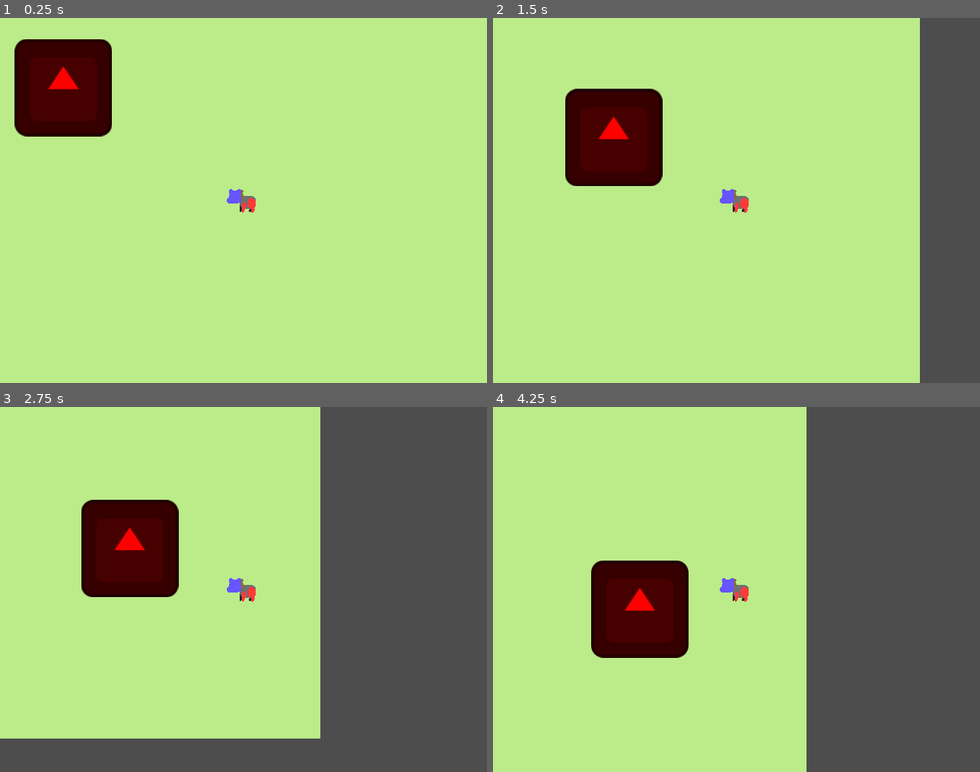
Above: before the commit, frames 1-4 (two rows, left to right).
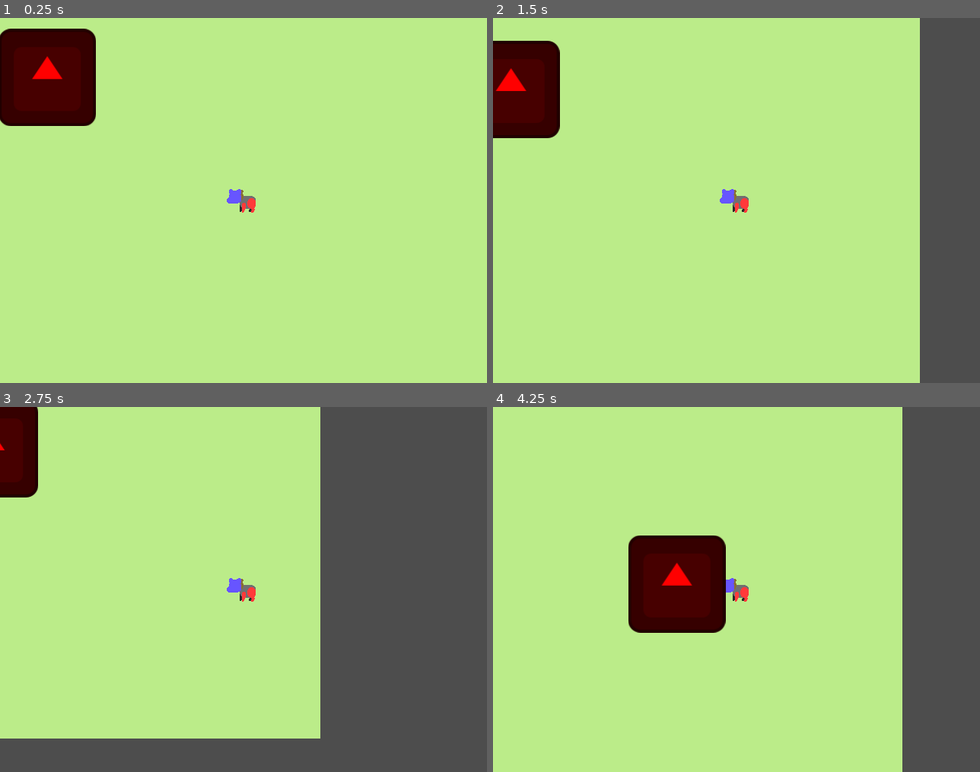
Above: after the commit, the same moments.

Repository: YhagoTomasini/CoverJam02_PTY
Game: Godot game, scene res://Scenes/main.tscn
The game is run twice, just before and just after one commit, with the same random seed, the same clock (stepped at 60 frames per second) and the same inputs. The engine's default icon, where the game draws it, is replaced by a stand-in: a white triangle on a blue panel in a dark square.
Inputs:
- Up to frame 1 (0.25 s): no input
- Up to frame 2 (1.5 s): hold Right (ui_right) 0.53-1.28 s; hold Down (ui_down) from 1.28 s (still down)
- Up to frame 3 (2.75 s): release Down (ui_down) at 2.03 s; hold Right (ui_right) from 2.03 s (still down)
- Up to frame 4 (4.25 s): release Right (ui_right) at 2.78 s; hold Up (ui_up) 2.78-3.53 s; hold Left (ui_left) from 3.53 s (still down)

The runs differ from the first frame. In frame 1, 3.2% of the frame differs, in the area x 0-23%, y 2-33%; in frame 2, 8.9%; in frame 3, 7.2%; in frame 4, 26%, in the area x 20-85%, y 0-100%.

Commit message:
Area player and damage enemy

Diff:
--- a/cover-jam-026-pty/Prefabs/Player.tscn
+++ b/cover-jam-026-pty/Prefabs/Player.tscn
@@ -1,13 +1,13 @@
-[gd_scene load_steps=26 format=3 uid="uid://br0ibc0cms7wf"]
+[gd_scene load_steps=27 format=3 uid="uid://br0ibc0cms7wf"]
 
-[ext_resource type="Script" path="res://Scripts/player.gd" id="1_kpjcp"]
+[ext_resource type="Script" uid="uid://mwsctqlv5kg" path="res://Scripts/player.gd" id="1_kpjcp"]
 [ext_resource type="Texture2D" uid="uid://bgnawl6dcsk4h" path="res://Assets/MC_Body_idle.png" id="2_vxq8l"]
 [ext_resource type="Texture2D" uid="uid://pn8mf6jx0q21" path="res://Assets/MC_Body_run.png" id="3_gg3t4"]
 [ext_resource type="Texture2D" uid="uid://blmxdan8c5jxa" path="res://Assets/MC_Head.png" id="4_javds"]
 [ext_resource type="Texture2D" uid="uid://c0bvips6gcq2o" path="res://Assets/MC_Head_run.png" id="5_3ygst"]
 
 [sub_resource type="RectangleShape2D" id="RectangleShape2D_e80uo"]
-size = Vector2(127, 124)
+size = Vector2(32, 32)
 
 [sub_resource type="AtlasTexture" id="AtlasTexture_lhekp"]
 atlas = ExtResource("2_vxq8l")
@@ -154,11 +154,13 @@
 "speed": 5.0
 }]
 
+[sub_resource type="RectangleShape2D" id="RectangleShape2D_vxq8l"]
+size = Vector2(34, 34)
+
 [node name="CharacterBody2D" type="CharacterBody2D"]
 script = ExtResource("1_kpjcp")
 
 [node name="CollisionShape2D" type="CollisionShape2D" parent="."]
-position = Vector2(0.5, -1)
 shape = SubResource("RectangleShape2D_e80uo")
 
 [node name="AnimatedCorpo" type="AnimatedSprite2D" parent="."]
@@ -173,3 +175,10 @@
 frame_progress = 0.5226041
 
 [node name="Camera2D" type="Camera2D" parent="."]
+
+[node name="Area2D" type="Area2D" parent="."]
+
+[node name="CollisionShape2D" type="CollisionShape2D" parent="Area2D"]
+shape = SubResource("RectangleShape2D_vxq8l")
+
+[connection signal="body_entered" from="Area2D" to="." method="_on_area_2d_body_entered"]
--- a/cover-jam-026-pty/Prefabs/enemy.gd
+++ b/cover-jam-026-pty/Prefabs/enemy.gd
@@ -1,14 +1,15 @@
 extends CharacterBody2D
 
 var is_name = "Enemy"
-var speed = 200.0
+var speed = 100.0
 var health = 10
+var damage = 10
 
 @onready var player = %Player
 
 func _physics_process(_delta: float) -> void:
 	# Movimentação do jogador
-	print(position.direction_to(player.position))
+	# print(position.direction_to(player.position))
 	var direction_x := position.direction_to(player.position).x
 	var direction_y := position.direction_to(player.position).y
 
--- a/cover-jam-026-pty/Prefabs/enemy.tscn
+++ b/cover-jam-026-pty/Prefabs/enemy.tscn
@@ -4,17 +4,14 @@
 [ext_resource type="Script" uid="uid://djwlgr8uux1my" path="res://Prefabs/enemy.gd" id="1_lgw76"]
 
 [sub_resource type="RectangleShape2D" id="RectangleShape2D_4gyqm"]
-size = Vector2(127, 126)
+size = Vector2(128, 128)
 
 [node name="Enemy" type="CharacterBody2D"]
 script = ExtResource("1_lgw76")
 
 [node name="CollisionShape2D" type="CollisionShape2D" parent="."]
-position = Vector2(0.5, 0)
 shape = SubResource("RectangleShape2D_4gyqm")
 
 [node name="Sprite2D" type="Sprite2D" parent="."]
 modulate = Color(1, 0, 0, 1)
 texture = ExtResource("1_7k104")
-
-[node name="NavigationAgent2D" type="NavigationAgent2D" parent="."]
--- a/cover-jam-026-pty/Scenes/main.tscn
+++ b/cover-jam-026-pty/Scenes/main.tscn
@@ -15,8 +15,10 @@
 texture = SubResource("CanvasTexture_7u77a")
 centered = false
 
-[node name="Node2D" parent="." instance=ExtResource("1_bo1nx")]
+[node name="Xp" parent="." instance=ExtResource("1_bo1nx")]
 position = Vector2(544, 367)
+collision_layer = 4
+collision_mask = 4
 
 [node name="Player" parent="." instance=ExtResource("1_jjgbg")]
 unique_name_in_owner = true
--- a/cover-jam-026-pty/Scripts/Global/GLOBAL.gd
+++ b/cover-jam-026-pty/Scripts/Global/GLOBAL.gd
@@ -9,3 +9,6 @@
 var current_levelup = 10
 
 @onready var player = preload("res://Prefabs/Player.tscn")
+
+func Deatch():
+	print("Voce morreu")
--- a/cover-jam-026-pty/Scripts/player.gd
+++ b/cover-jam-026-pty/Scripts/player.gd
@@ -6,10 +6,19 @@
 var level = 0
 var xp = 0
 
-func check_xp():
+var enemy_hit = false
+
+func Check_xp():
 	if xp >= Global.current_levelup:
 		Global.current_levelup = Global.current_levelup * 2.10
 		print("Level UP")
+
+func Damage(damage_value: float):
+	if (health >= damage_value):
+		health -= damage_value
+	else:
+		Global.Deatch()
+	print("Voce tomou: ",damage_value," dano")
 
 func _physics_process(_delta: float) -> void:
 	# Movimentação do jogador
@@ -23,3 +32,8 @@
 		velocity.y = move_toward(velocity.y, 0, speed)
 
 	move_and_slide()
+
+
+func _on_area_2d_body_entered(body: Node2D) -> void:
+	if body.name == "Enemy":
+		Damage(body.damage)
Not shown, added: cover-jam-026-pty/Assets/Inim_Capi_run.png.import
